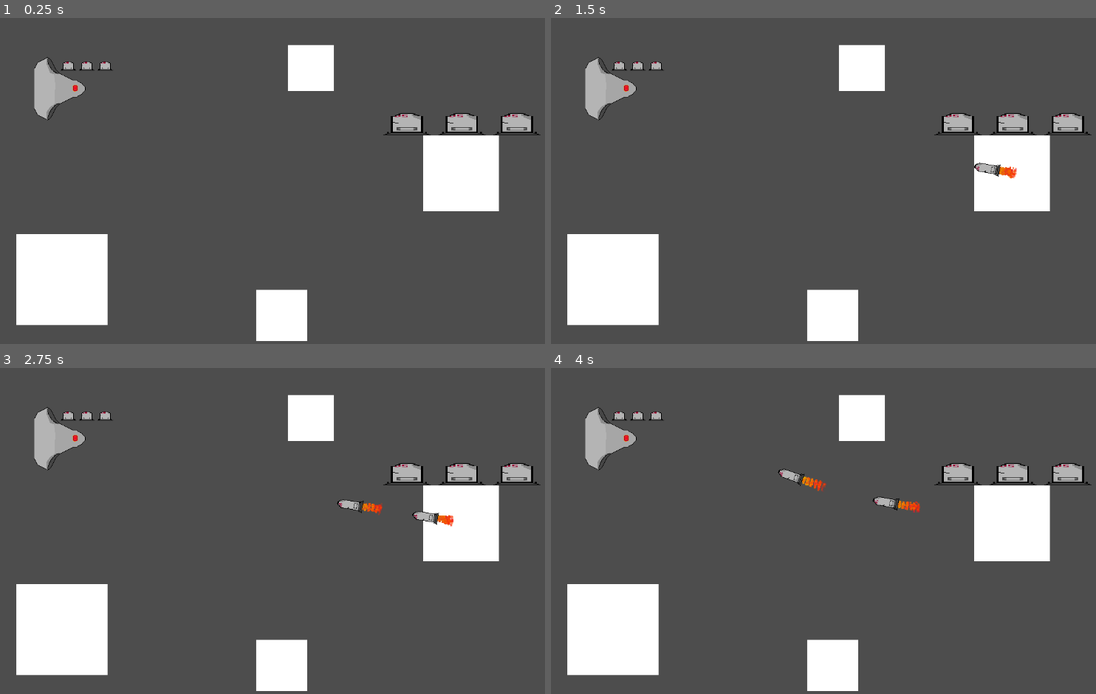
Above: before the commit, frames 1-4 (two rows, left to right).
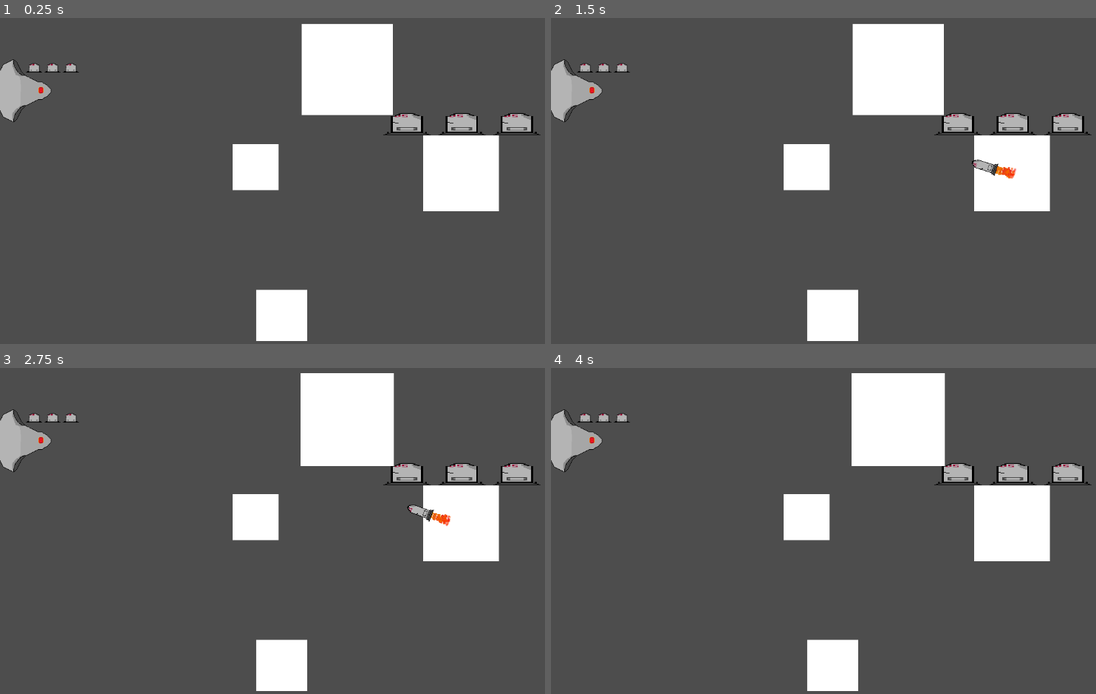
Above: after the commit, the same moments.

Repository: farkon00/GMTK2024
Game: Godot game, scene res://Main.tscn
Same seed, same stepped clock (60 frames per second), same inputs: the game is played once before the commit and once after it.
Inputs (mouse positions are in pixels of both pictures, inside the frame that each line leads up to):
- Up to frame 1 (0.25 s): no input
- Up to frame 2 (1.5 s): tap Enter at 0.5 s; move the mouse to (976, 161) at 0.52 s; click (976, 161) at 0.67 s; move the mouse to (725, 194) at 1.27 s; click (725, 194) at 1.42 s
- Up to frame 3 (2.75 s): move the mouse to (354, 456) at 2.02 s; click (354, 456) at 2.17 s
- Up to frame 4 (4 s): move the mouse to (818, 596) at 2.77 s; click (818, 596) at 2.92 s; move the mouse to (1025, 576) at 3.52 s; click (1025, 576) at 3.67 s

The runs differ from the first frame. In frame 1, 12% of the frame differs, in the area x 0-73%, y 1-95%; in frame 2, 12%; in frame 3, 13%, in the area x 0-84%, y 1-95%; in frame 4, 13%.

Commit message:
Added planet collision

Diff:
--- a/Main.tscn
+++ b/Main.tscn
@@ -15,7 +15,7 @@
 [node name="Node2D" type="Node2D"]
 
 [node name="Player" type="StaticBody2D" parent="."]
-position = Vector2(117, 149)
+position = Vector2(50, 153)
 script = ExtResource("1_dvysg")
 
 [node name="CollisionShape2D" type="CollisionShape2D" parent="Player"]
@@ -104,11 +104,12 @@
 [node name="Planets" type="Node" parent="."]
 
 [node name="Planet" parent="Planets" instance=ExtResource("2_c4yi3")]
+position = Vector2(499, 302)
 mass = 400.0
 laser_speed = 700.0
 
 [node name="Planet2" parent="Planets" instance=ExtResource("2_c4yi3")]
-position = Vector2(121, 522)
+position = Vector2(678, 111)
 mass = 1600.0
 laser_speed = 700.0
 
--- a/Nodes/planet.tscn
+++ b/Nodes/planet.tscn
@@ -10,7 +10,7 @@
 script = ExtResource("1_w87ub")
 
 [node name="CollisionShape2D" type="CollisionShape2D" parent="."]
-position = Vector2(0.091074, 0.0273132)
+position = Vector2(0.0910645, 0.0273132)
 shape = SubResource("RectangleShape2D_3hqci")
 
 [node name="ColorRect" type="ColorRect" parent="."]
@@ -18,3 +18,11 @@
 offset_top = -20.4007
 offset_right = 19.6903
 offset_bottom = 19.5993
+
+[node name="Area2D" type="Area2D" parent="."]
+
+[node name="CollisionShape2D" type="CollisionShape2D" parent="Area2D"]
+position = Vector2(0.0910645, 0.0273132)
+shape = SubResource("RectangleShape2D_3hqci")
+
+[connection signal="body_entered" from="Area2D" to="." method="_on_area_2d_body_entered"]
--- a/Scripts/Planet.gd
+++ b/Scripts/Planet.gd
@@ -1,9 +1,11 @@
 class_name Planet
-extends StaticBody2D
+extends SpaceBody
 
 static var G = 4000
 @export var density: float = 80
 @export var mass: float = 300
+@export var mass_min: float = 50
+@export var mass_max: float = 3000
 @export var laser_speed: float = 300
 var laser_state: int = 0
 
@@ -22,5 +24,6 @@
 	if !Input.is_mouse_button_pressed(MOUSE_BUTTON_RIGHT) && laser_state == -1:
 		laser_state = 0
 	mass += laser_speed * delta * laser_state
+	mass = min(max(mass, mass_min), mass_max)
 
 	scale = Vector2(1, 1) * sqrt(mass / density)
--- a/Scripts/Ship.gd
+++ b/Scripts/Ship.gd
@@ -1,5 +1,5 @@
 class_name Ship
-extends StaticBody2D
+extends SpaceBody
 
 @export var initial_hearts_count = 3
 
@@ -16,11 +16,9 @@
 func die():
 	queue_free()
 
-func _on_area_2d_body_entered(body):
-	if body is Missile && !body.is_in_launch && !hearts.is_empty():
-		body.explode()
-		body.free()
-		hearts.back().free()
-		hearts.pop_back()
-		if hearts.is_empty():
-			die()
+func damage():
+	super()
+	hearts.back().free()
+	hearts.pop_back()
+	if hearts.is_empty():
+		die()
--- /dev/null
+++ b/Scripts/SpaceBody.gd
@@ -0,0 +1,11 @@
+class_name SpaceBody
+extends StaticBody2D
+
+func damage():
+	pass
+
+func _on_area_2d_body_entered(body):
+	if body is Missile && !body.is_in_launch:
+		body.explode()
+		body.free()
+		damage()
